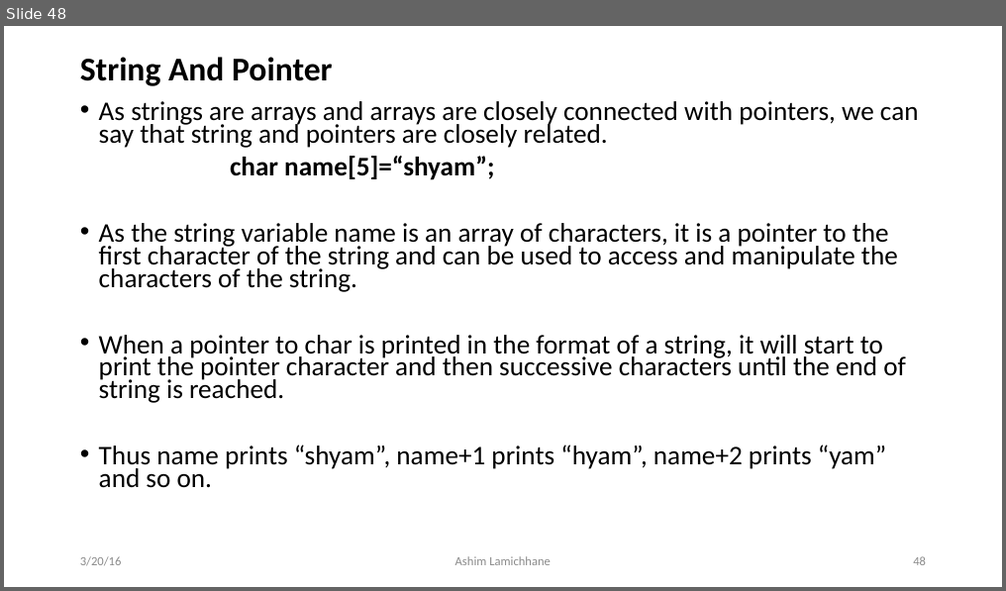
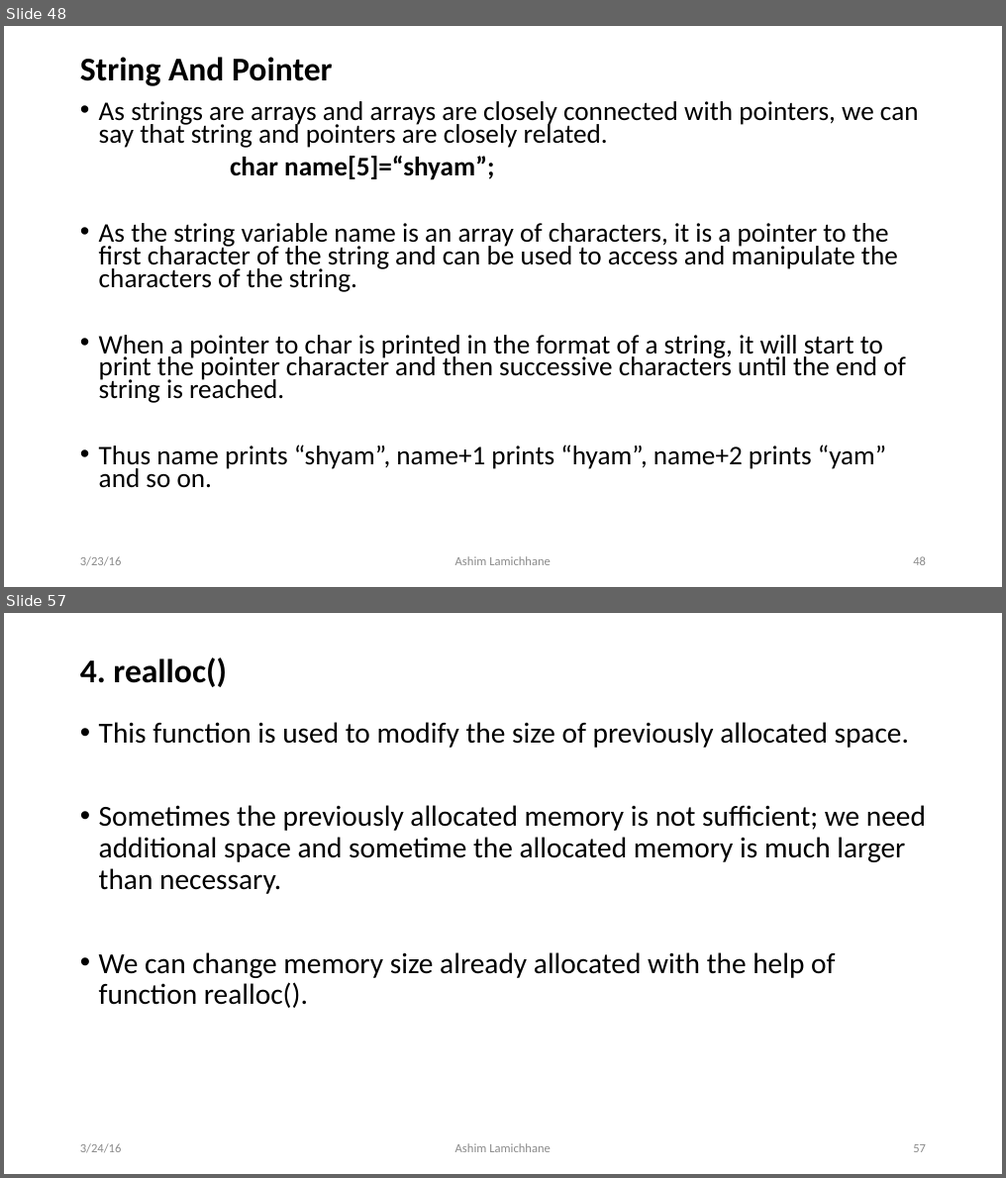
Before and after one commit to ashim888/csit-c, a slide deck: Unit 8/pointer.pptx. Shown one above the other, each under a label of ours: slide 48 before the commit, slides 48 and 57 after it; the slides between them are not shown. The pictures are 1006x591 and 1006x1178 pixels, drawn with LibreOffice and Linux fonts; fonts in the diff are those of the drawing. Boxes give left, top, right and bottom in pixels: in the first picture for what was removed or moved away, otherwise in the second. Text is boxed around its words. In the diff, an @@ line names an element or a change of style, - is before the commit and + after.

```diff
--- a/Unit 8/pointer.pptx
+++ b/Unit 8/pointer.pptx
@@ slide 57 added at (x1=4, y1=613, x2=1002, y2=1174), background #FFFFFF @@
@@ title added at (x1=80, y1=658, x2=227, y2=687), 32 pt, text #000000, bold @@
+4. realloc()
@@ text added at (x1=99, y1=722, x2=926, y2=1008), 28 pt, text #000000 @@
+• This function is used to modify the size of previously allocated space.
+• Sometimes the previously allocated memory is not sufficient; we need additional space and sometime the allocated memory is much larger than necessary.
+• We can change memory size already allocated with the help of function realloc().
@@ text added at (x1=80, y1=1144, x2=122, y2=1154), 12 pt, text #8C8C8C @@
+3/24/16
@@ text added at (x1=455, y1=1144, x2=550, y2=1153), 12 pt, text #8C8C8C @@
+Ashim Lamichhane
@@ page number added at (x1=913, y1=1145, x2=926, y2=1153), 12 pt, text #8C8C8C @@
+57
@@ slide 48 changed as well @@
@@ text at (x1=80, y1=557, x2=122, y2=567): text changed @@
-3/20/16
+3/23/16
```
Also in this commit, not shown: 51 other slides changed, 6 other slides added.
